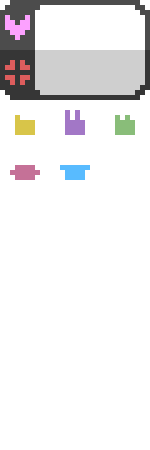
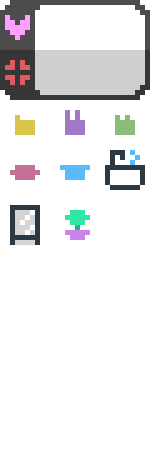
Layers edited between the first and the second w=150, h=450 image:
added layer "Layer 12" above "Layer 31 copy" over box(65, 210, 90, 240)
painted on "Layer 31 copy" over box(105, 150, 145, 190)
added layer "Layer 11" above "Layer 9" over box(10, 205, 40, 245)
